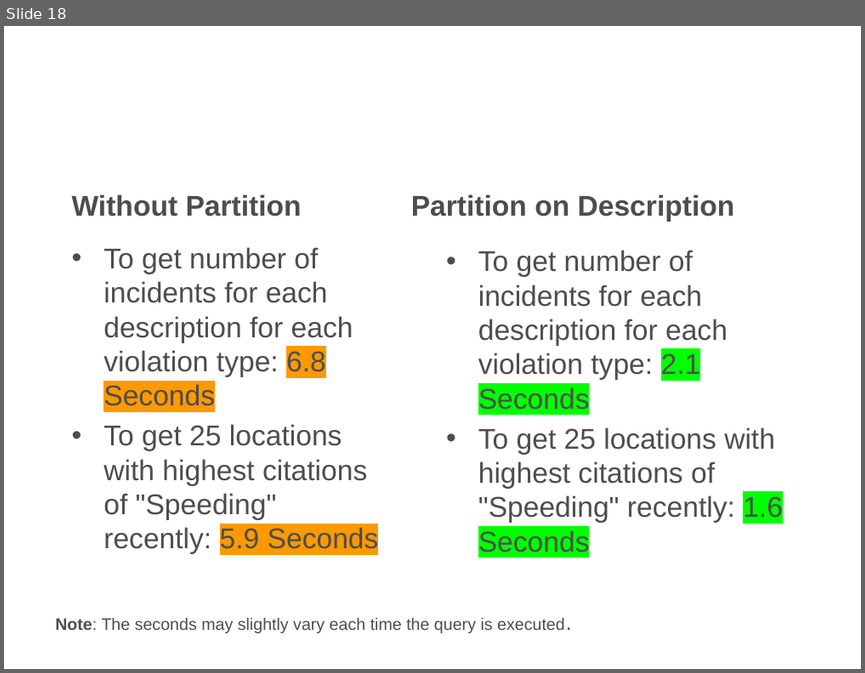
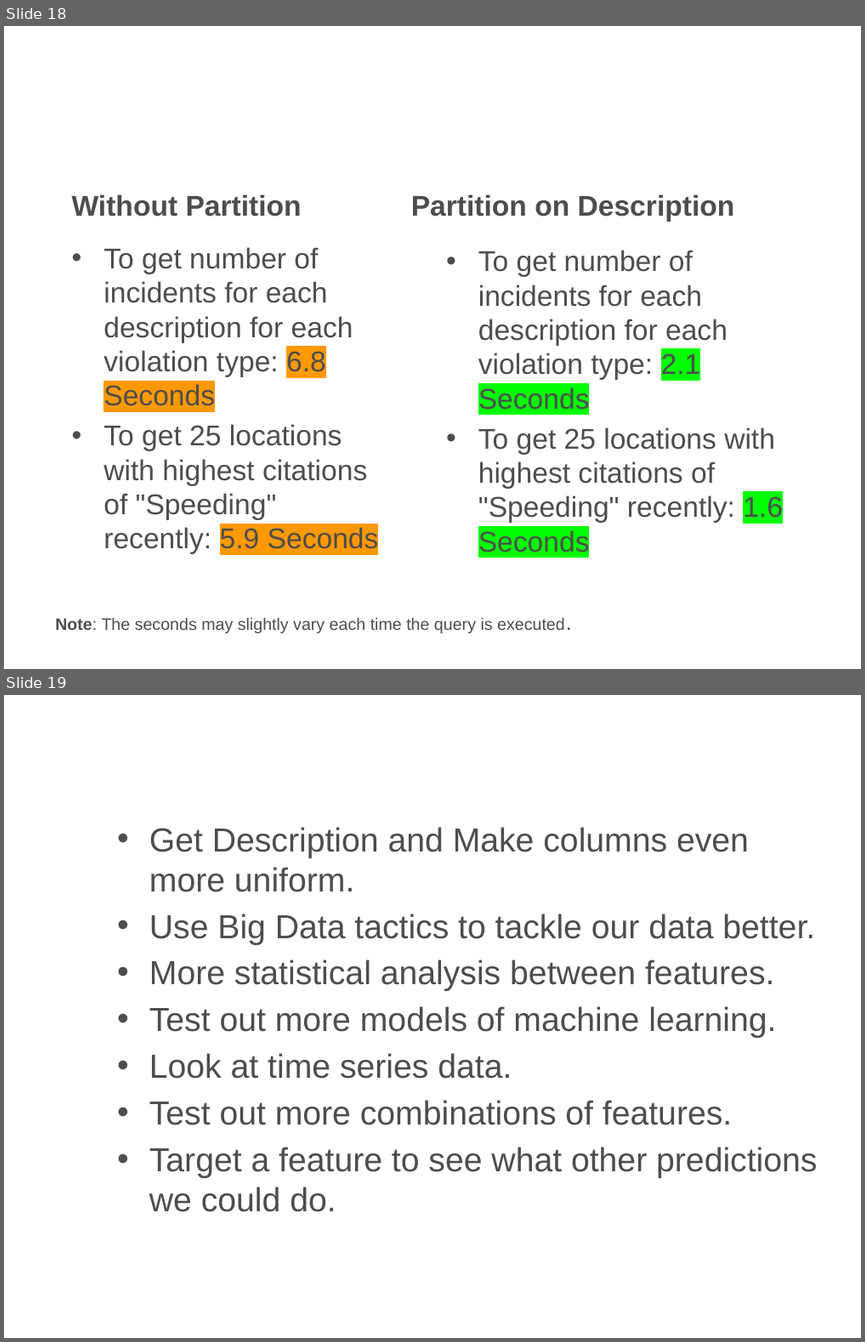
Before and after one commit to hrollin5/Project_4, a slide deck: traffic_violation.pptx. Shown one above the other, each under a label of ours: slide 18 before the commit, slides 18 and 19 after it. The pictures are 865x673 and 865x1342 pixels, drawn with LibreOffice and Linux fonts; fonts in the diff are those of the drawing; background and template pictures are left out. Boxes give left, top, right and bottom in pixels: in the first picture for what was removed or moved away, otherwise in the second. Text is boxed around its words. In the diff, an @@ line names an element or a change of style, - is before the commit and + after.

```diff
--- a/traffic_violation.pptx
+++ b/traffic_violation.pptx
@@ slide 19 added at [4, 695, 861, 1338], background picture (left out) @@
@@ title added at [109, 732, 749, 781], 36 pt, text #FFFFFF, bold @@
+Room for Improvement
@@ text added at [149, 827, 817, 1212], 28 pt, text #4D4D4D @@
+• Get Description and Make columns even more uniform.
+• Use Big Data tactics to tackle our data better.
+• More statistical analysis between features.
+• Test out more models of machine learning.
+• Look at time series data.
+• Test out more combinations of features.
+• Target a feature to see what other predictions we could do.
```
Also in this commit, not shown: 3 slides changed, 2 slides removed.
